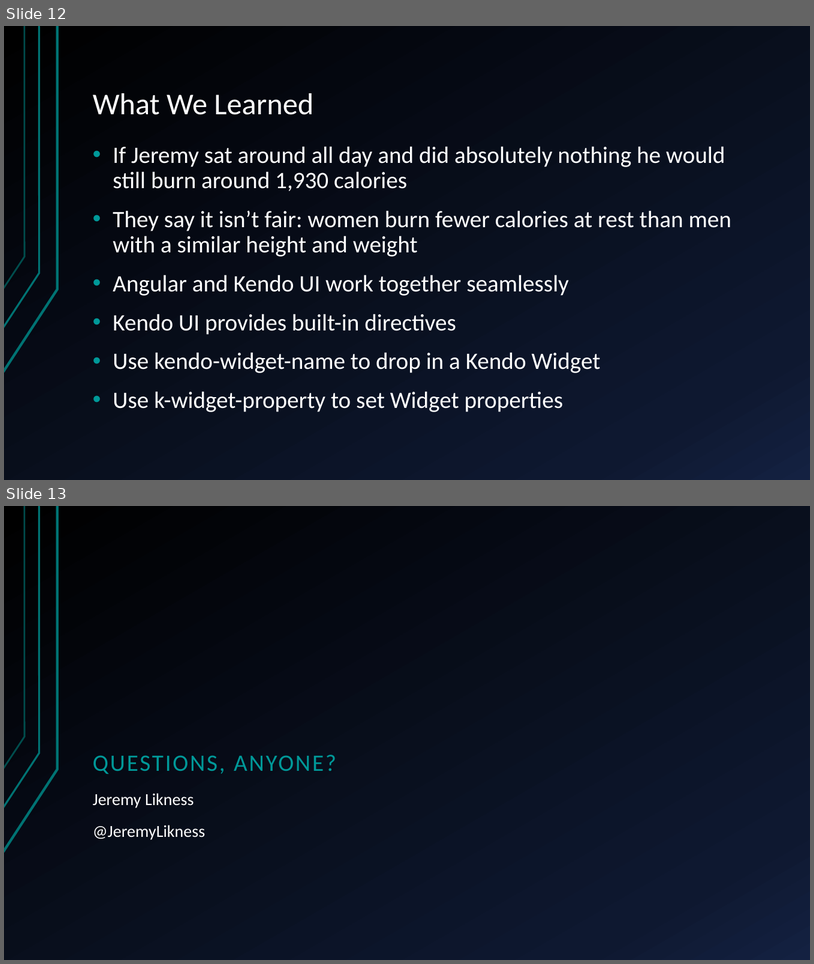
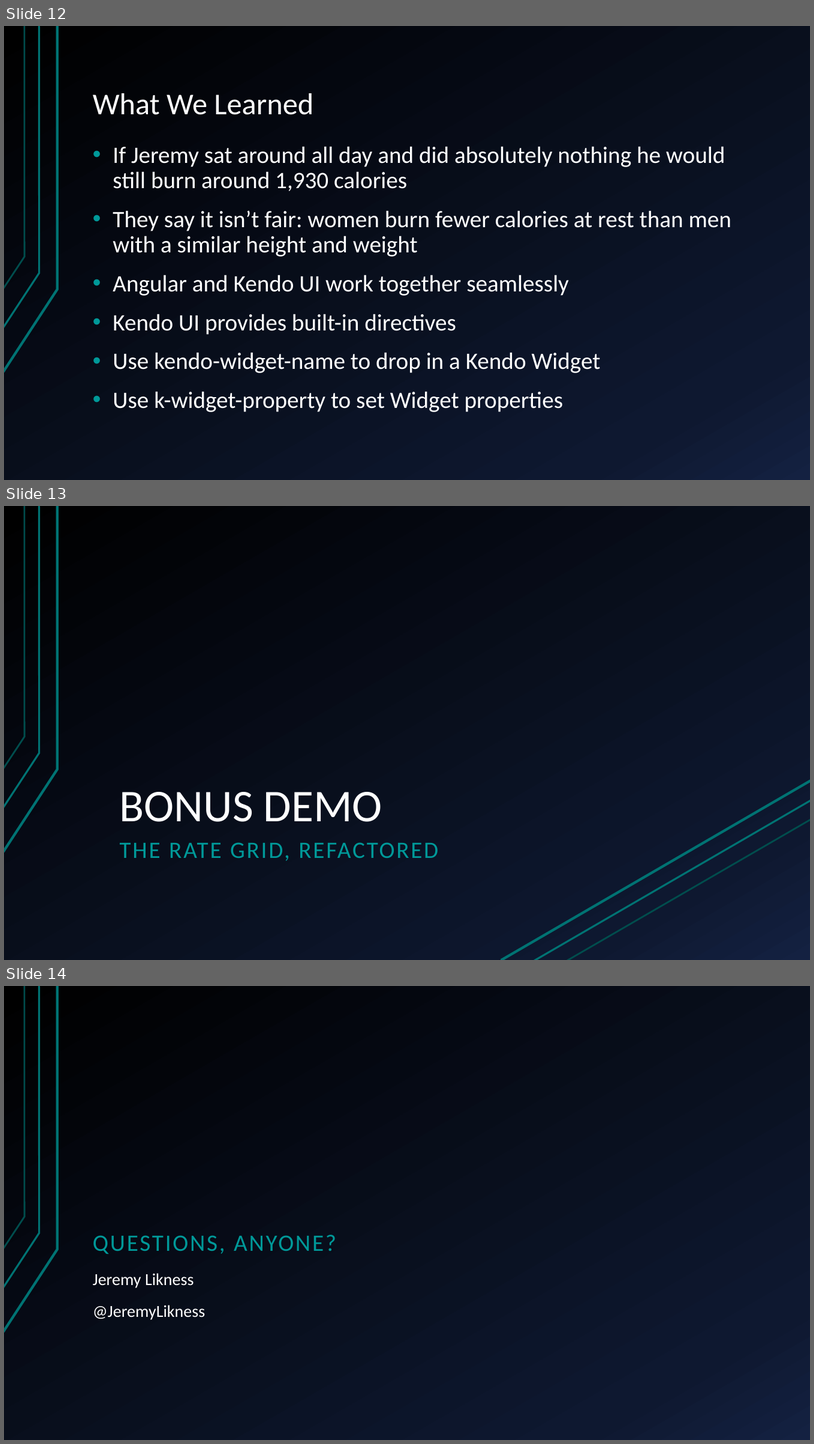
Before and after one commit to JeremyLikness/TelerikNEXT2015, a slide deck: decks/Kendo UI and Angular - Likness.pptx. Shown one above the other, each under a label of ours: slides 12 and 13 before the commit, slides 12, 13 and 14 after it. The pictures are 814x964 and 814x1444 pixels, drawn with LibreOffice and Linux fonts; fonts in the diff are those of the drawing. Boxes give left, top, right and bottom in pixels: in the first picture for what was removed or moved away, otherwise in the second. Text is boxed around its words. In the diff, an @@ line names an element or a change of style, - is before the commit and + after.

Commit message:
Updated rate demo and deck

```diff
--- a/decks/Kendo UI and Angular - Likness.pptx
+++ b/decks/Kendo UI and Angular - Likness.pptx
@@ slide 13 added at box(4, 506, 810, 960), background gradient #000000 to #0F1931 to #142242; not listed: 3 template elements that a slide beside it also shows @@
@@ title added at box(120, 792, 383, 822), 54 pt, text #FFFFFF @@
+BONUS DEMO
@@ line added from (501, 960) to (810, 780), #007373 3 pt @@
@@ line added from (533, 960) to (810, 800), #007373 2.25 pt @@
@@ line added from (567, 960) to (810, 819), #007373 2 pt @@
@@ text added at box(120, 842, 438, 861), 28 pt, text #009999 @@
+THE RATE GRID, REFACTORED
@@ what was slide 13 is now slide 14 @@
```
Also in this commit, not shown: 1 other file.
